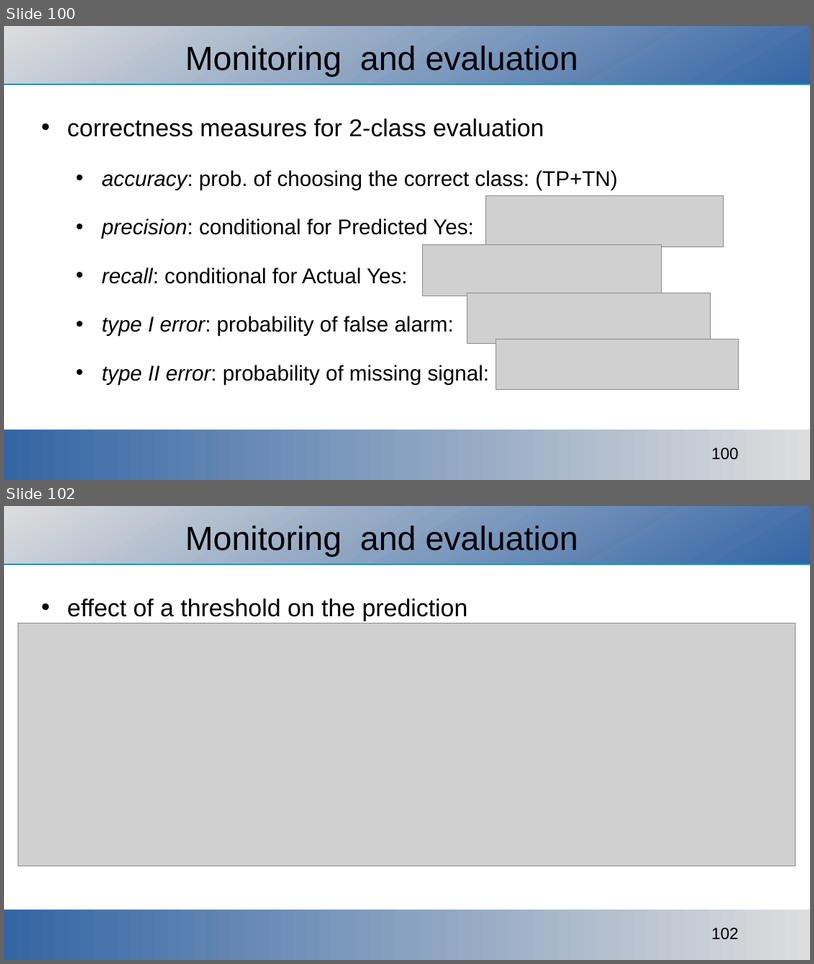
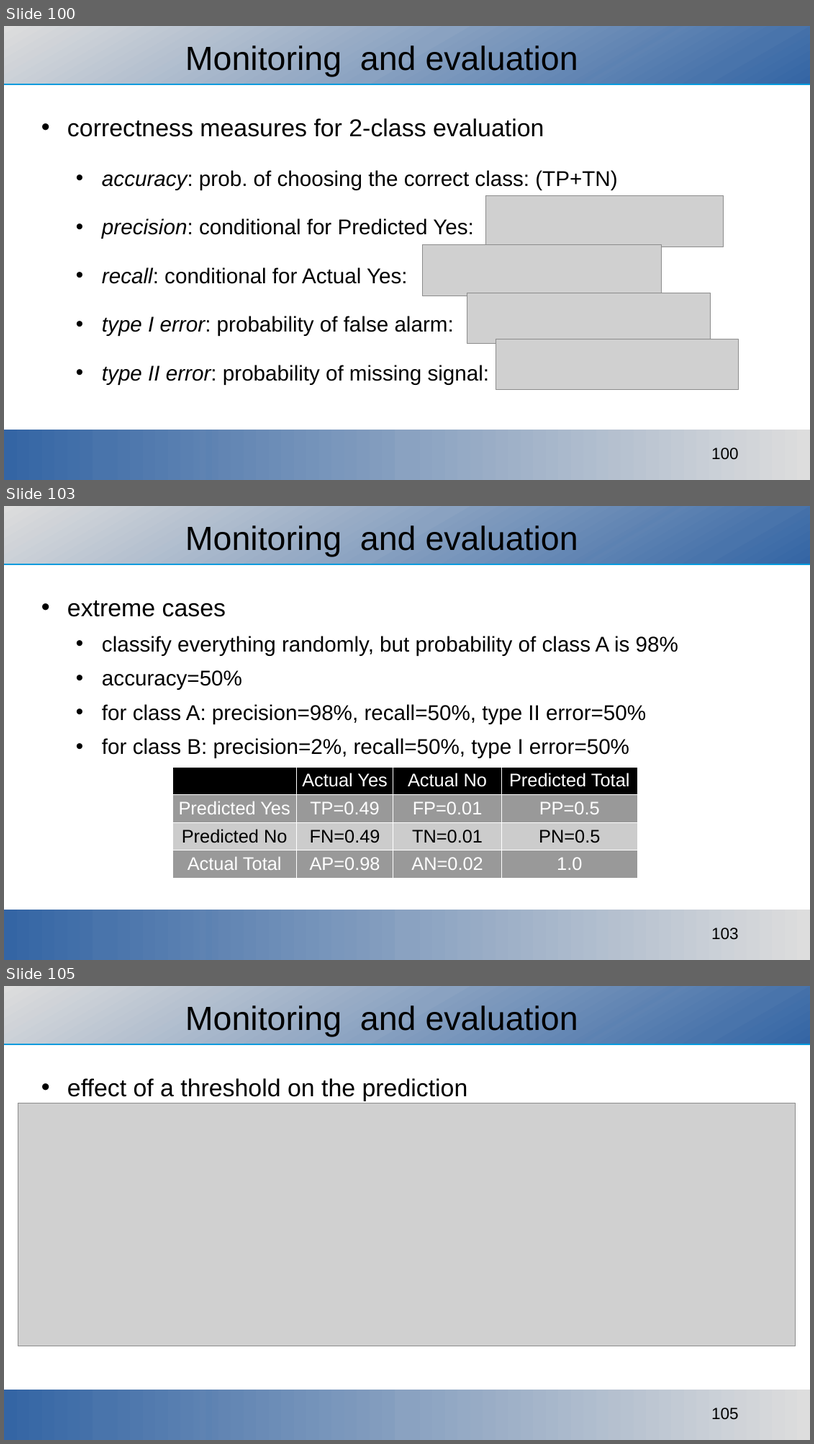
Before and after one commit to ajakovac/ML-in-Practice-I, a slide deck: ML in practice.odp. Shown one above the other, each under a label of ours: slides 100 and 102 before the commit, slides 100, 103 and 105 after it; the slides between them are not shown. The pictures are 814x964 and 814x1444 pixels, drawn with LibreOffice and Linux fonts; fonts in the diff are those of the drawing; grey boxes stand for pictures; background and template pictures are left out. Boxes give left, top, right and bottom in pixels: in the first picture for what was removed or moved away, otherwise in the second. Text is boxed around its words. In the diff, an @@ line names an element or a change of style, - is before the commit and + after.

Commit message:
1d classification added

```diff
--- a/ML in practice.odp
+++ b/ML in practice.odp
@@ slide 103 added at (4,506,810,960), background #FFFFFF; not listed: 3 template elements that a slide beside it also shows @@
@@ title added at (185,525,579,556), 33 pt, text #000000 @@
+Monitoring and evaluation
@@ text added at (67,600,679,758), 21 pt, text #000000 @@
+• extreme cases
+  • classify everything randomly, but probability of class A is 98%
+  • accuracy=50%
+  • for class A: precision=98%, recall=50%, type II error=50%
+  • for class B: precision=2%, recall=50%, type I error=50%
@@ table added at (172,767,638,872), 4 rows, 4 columns @@
+ | Actual Yes | Actual No | Predicted Total
+Predicted Yes | TP=0.49 | FP=0.01 | PP=0.5
+Predicted No | FN=0.49 | TN=0.01 | PN=0.5
+Actual Total | AP=0.98 | AN=0.02 | 1.0
@@ what was slide 102 is now slide 105 @@
@@ page number at (712,1407,739,1419): text changed @@
-102
+105
```
Also in this commit, not shown: 6 slides changed, 4 other slides added, 6 other files.
